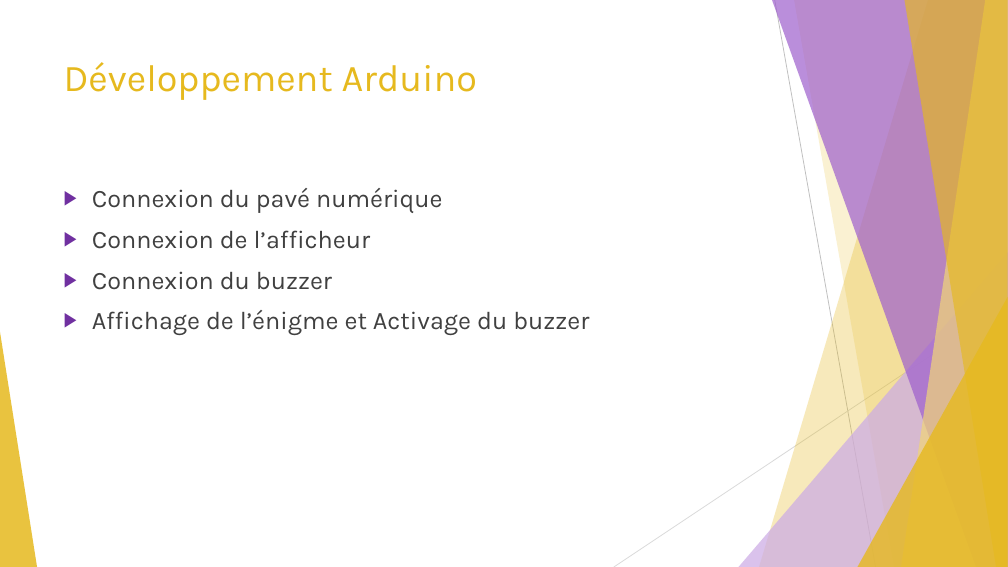
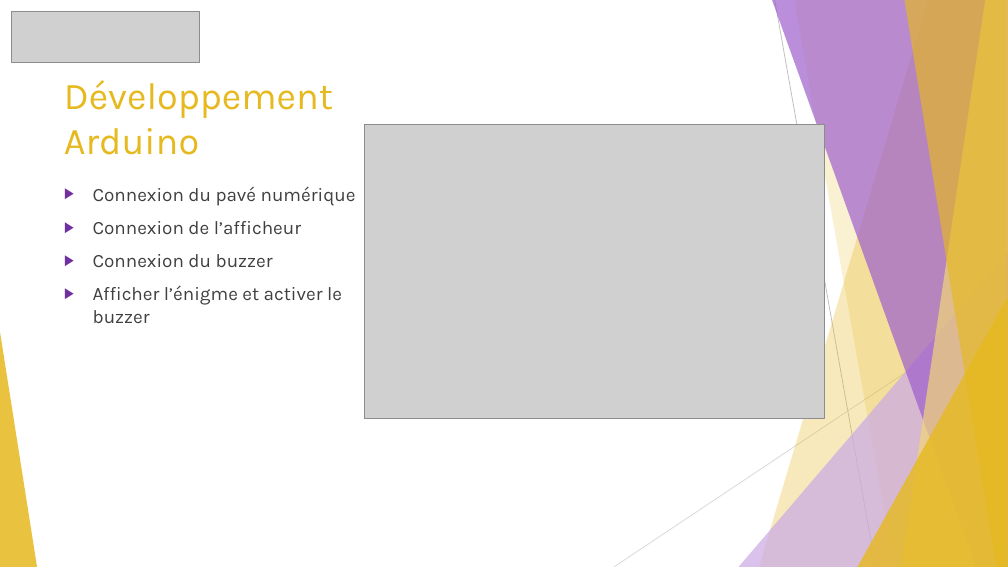
Before and after one commit to GuiguiMvn/Systeme-Escape-Game-Telethon, a slide deck: slide 8 of Cyril/Présentation.pptx. Drawn at 1008x567 pixels with LibreOffice and Linux fonts; fonts in the diff are those of the drawing; grey boxes stand for pictures. Boxes give left, top, right and bottom in pixels: in the first picture for what was removed or moved away, otherwise in the second. Text is boxed around its words. In the diff, an @@ line names an element or a change of style, - is before the commit and + after.

```diff
--- a/Cyril/Présentation.pptx
+++ b/Cyril/Présentation.pptx
@@ picture added at [12, 12, 200, 63] @@
@@ title "Développement Arduino": place and size @@
-title "Développement Arduino" at [64, 62, 477, 100]
+title "Développement Arduino" at [64, 80, 333, 155]
@@ title "Développement Arduino" at [64, 80, 333, 155]: vertical alignment top to middle @@
@@ picture added at [364, 124, 825, 418] @@
@@ text at [93, 187, 356, 267]: size 24 to 18 pt in "Connexion du pavé numérique", "Connexion de l’afficheur", "Connexion du buzzer" @@
@@ text at [93, 286, 342, 323]: text changed; size 24 to 18 pt @@
-▶ Affichage de l’énigme et Activage du buzzer
+▶ Afficher l’énigme et activer le buzzer
```
Also in this commit, not shown: 10 other slides changed, 2 other files.
